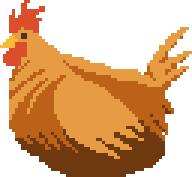
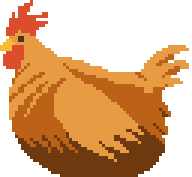
Layers edited between the first and the second w=192, h=177 image:
removed layer "Layer 1" over [0, 0, 192, 177]
added layer "Layer 1 copy 2" above "Layer 1 copy" over [0, 0, 189, 177]
